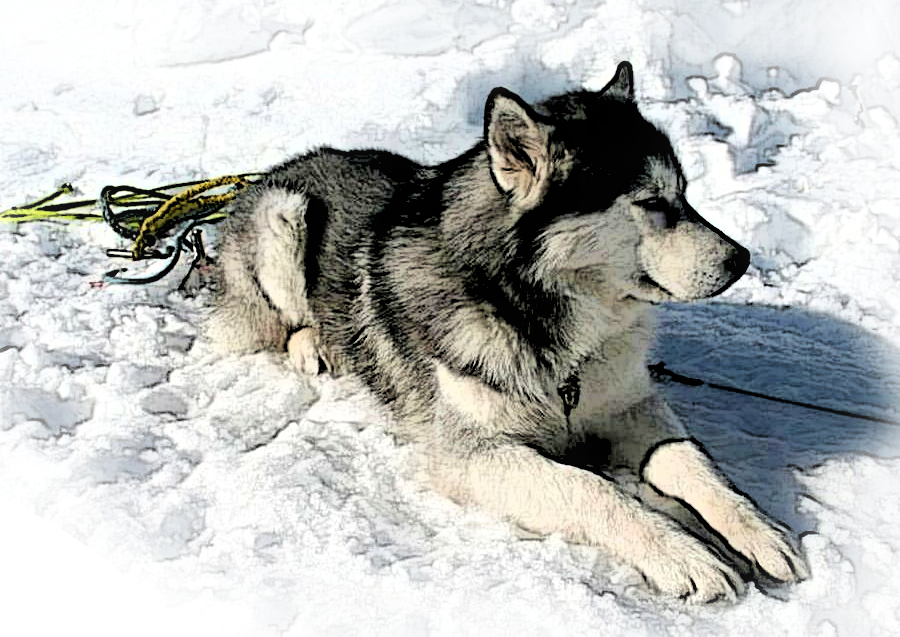
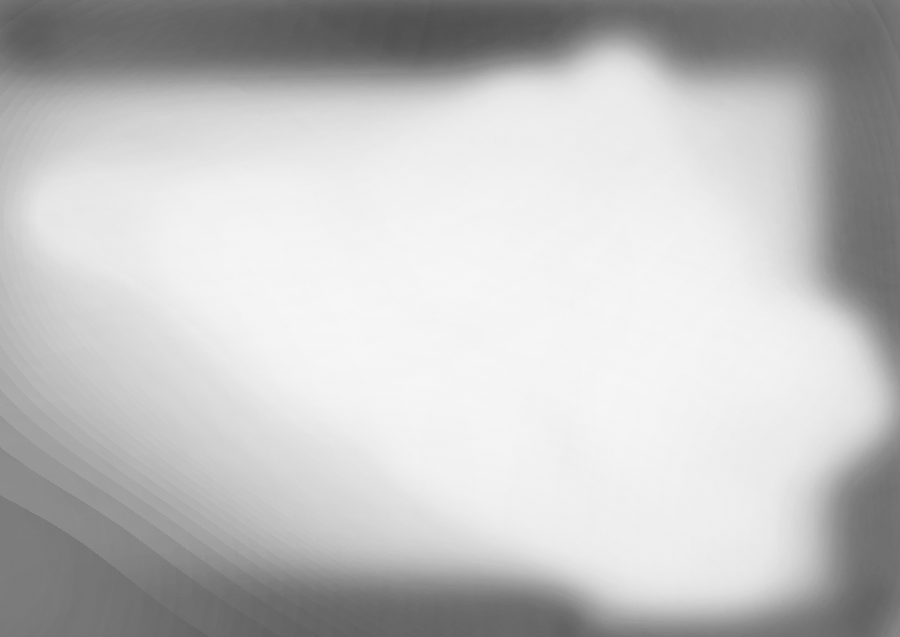
Layered file, before and after one edit (900x637). Changes by layer:
added layer "Layer 2" above "Layer 1" over (x1=0, y1=0, x2=900, y2=637)
painted on "Layer 1" over (x1=0, y1=0, x2=900, y2=637)
